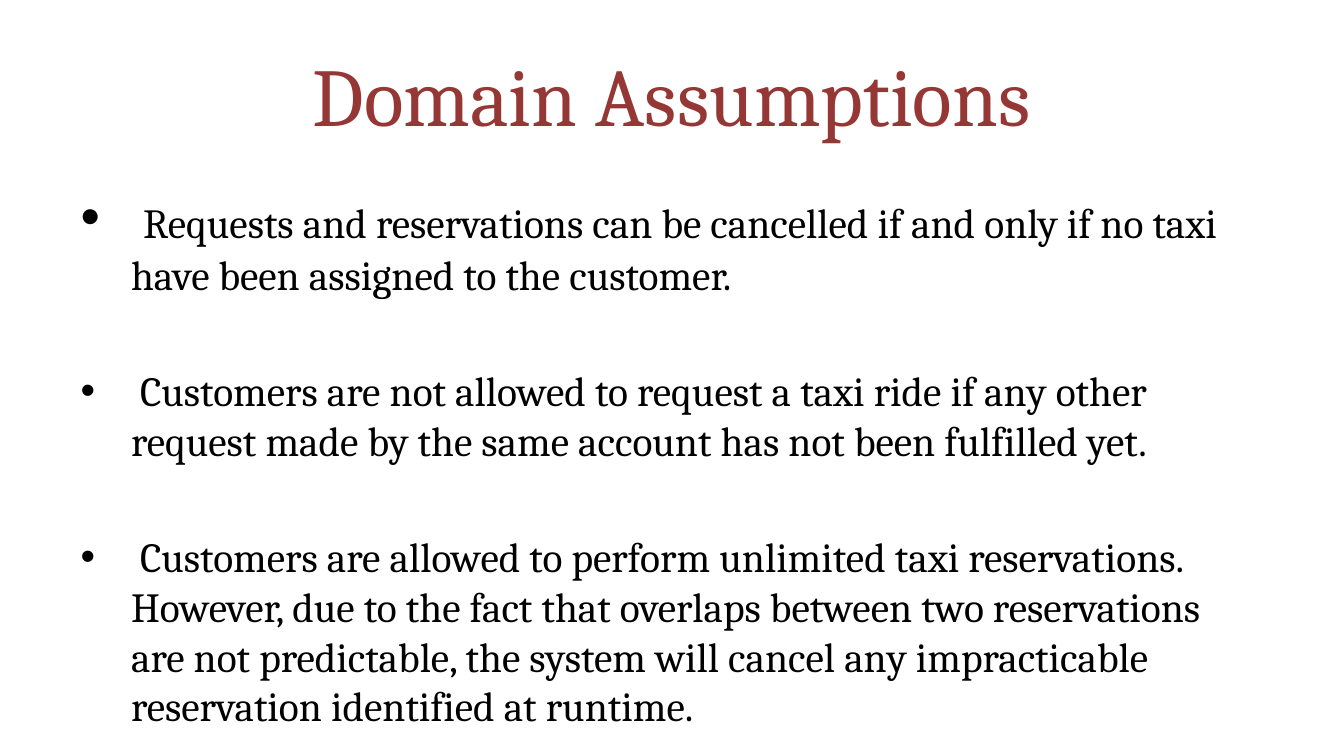
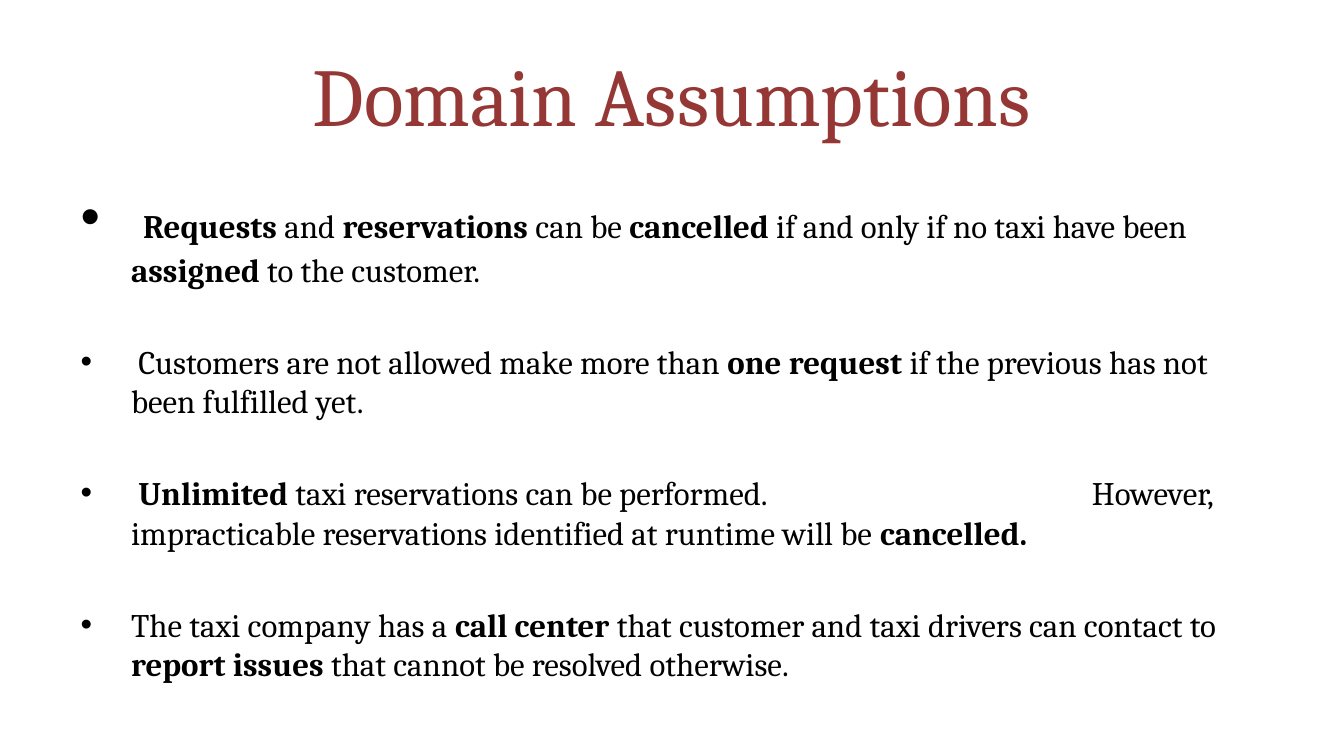
Before and after one commit to MarcoRomani/myTaxyService-SE2-PozziRomani, a slide deck: slide 3 of OtherStuff/FINAL PRESENTATION/MyTaxiService.pptx. Drawn at 1344x756 pixels with LibreOffice and Linux fonts; fonts in the diff are those of the drawing. Boxes give left, top, right and bottom in pixels: in the first picture for what was removed or moved away, otherwise in the second. Text is boxed around its words. In the diff, an @@ line names an element or a change of style, - is before the commit and + after.

```diff
--- a/OtherStuff/FINAL PRESENTATION/MyTaxiService.pptx
+++ b/OtherStuff/FINAL PRESENTATION/MyTaxiService.pptx
@@ text at (131, 214, 1186, 290): size 22.2 to 17.6 pt in "Requests and reservations can be cancelled if ..."; bold on in "Requests reservations cancelled assigned" @@
@@ text at (131, 350, 1216, 683): text changed; size 22.2 to 17.6 pt @@
-• Customers are not allowed to request a taxi ride if any other request made by the same account has not been fulfilled yet.
-• Customers are allowed to perform unlimited taxi reservations. However, due to the fact that overlaps between two reservations are not predictable, the system will cancel any impracticable reservation identified at runtime.
+• Customers are not allowed make more than one request if the previous has not been fulfilled yet.
+• Unlimited taxi reservations can be performed. However, impracticable reservations identified at runtime will be cancelled.
+• The taxi company has a call center that customer and taxi drivers can contact to report issues that cannot be resolved otherwise.
```
Also in this commit, not shown: 11 other slides changed.
